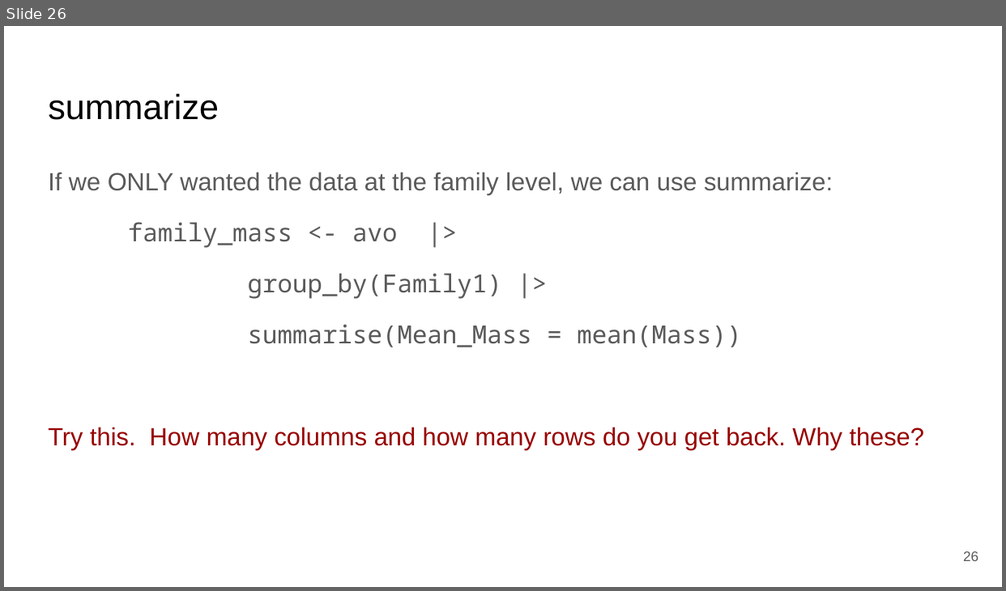
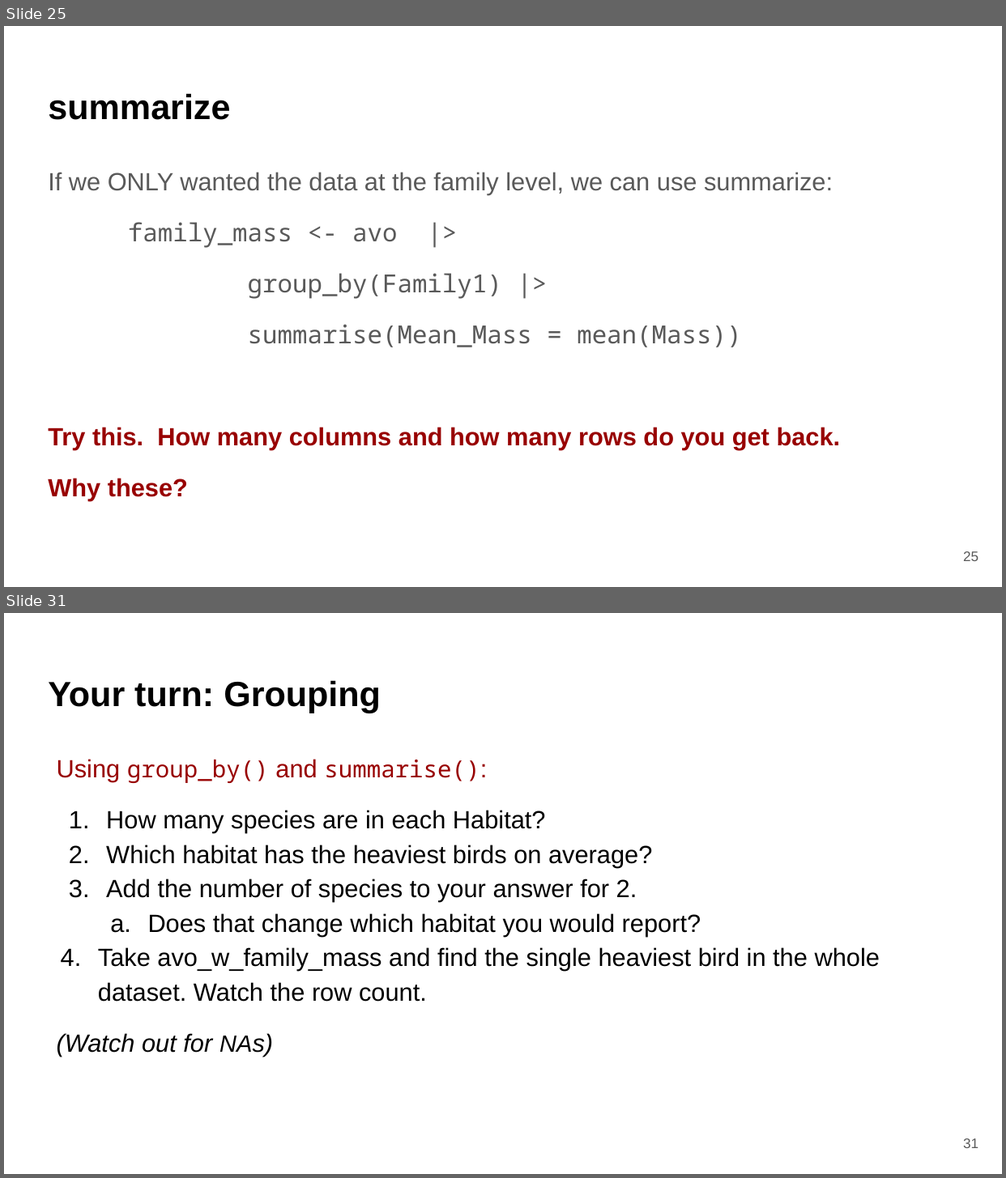
Before and after one commit to bmaitner/biometry_course, a slide deck: lectures/Lecture_07_tidyverse.pptx. Shown one above the other, each under a label of ours: slide 26 before the commit, slides 25 and 31 after it; the slides between them are not shown. The pictures are 1006x591 and 1006x1178 pixels, drawn with LibreOffice and Linux fonts; fonts in the diff are those of the drawing. Boxes give left, top, right and bottom in pixels: in the first picture for what was removed or moved away, otherwise in the second. Text is boxed around its words. In the diff, an @@ line names an element or a change of style, - is before the commit and + after.

```diff
--- a/lectures/Lecture_07_tidyverse.pptx
+++ b/lectures/Lecture_07_tidyverse.pptx
@@ slide 31 added at [4,613,1002,1174], background #FFFFFF @@
@@ title added at [48,680,381,713], 25.2 pt, text #000000, bold @@
+Your turn: Grouping
@@ text added at [57,759,880,1056], 18 pt, text #000000 @@
+Using group_by() and summarise():
+1. How many species are in each Habitat?
+2. Which habitat has the heaviest birds on average?
+3. Add the number of species to your answer for 2.
+  a. Does that change which habitat you would report?
+4. Take avo_w_family_mass and find the single heaviest bird in the whole dataset. Watch the row count.
+(Watch out for NAs)
@@ page number added at [963,1139,978,1148], 10 pt, text #595959 @@
+31
@@ what was slide 26 is now slide 25 @@
@@ slide 25 changed as well @@
@@ title "summarize" at [48,93,230,120]: bold on @@
@@ text at [48,427,841,501]: text changed; bold on @@
-Try this. How many columns and how many rows do you get back. Why these?
+Try this. How many columns and how many rows do you get back.
+Why these?
@@ page number at [963,552,978,561]: text changed @@
-26
+25
```
Also in this commit, not shown: 27 other slides changed, 5 other slides added, 1 slide removed, 1 other file.
